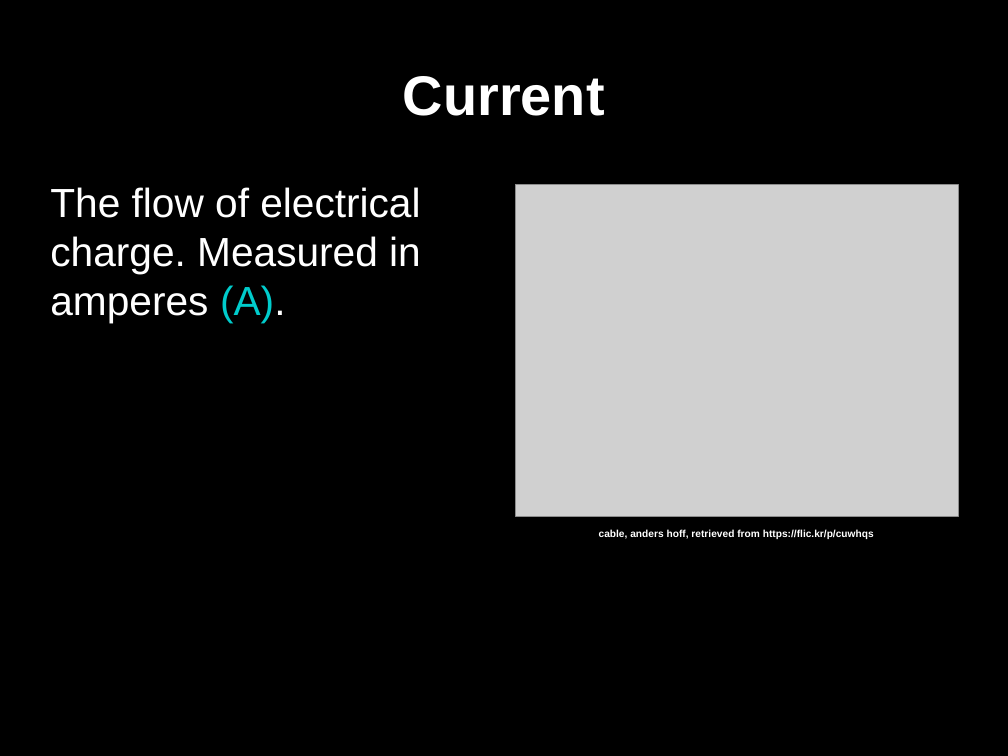
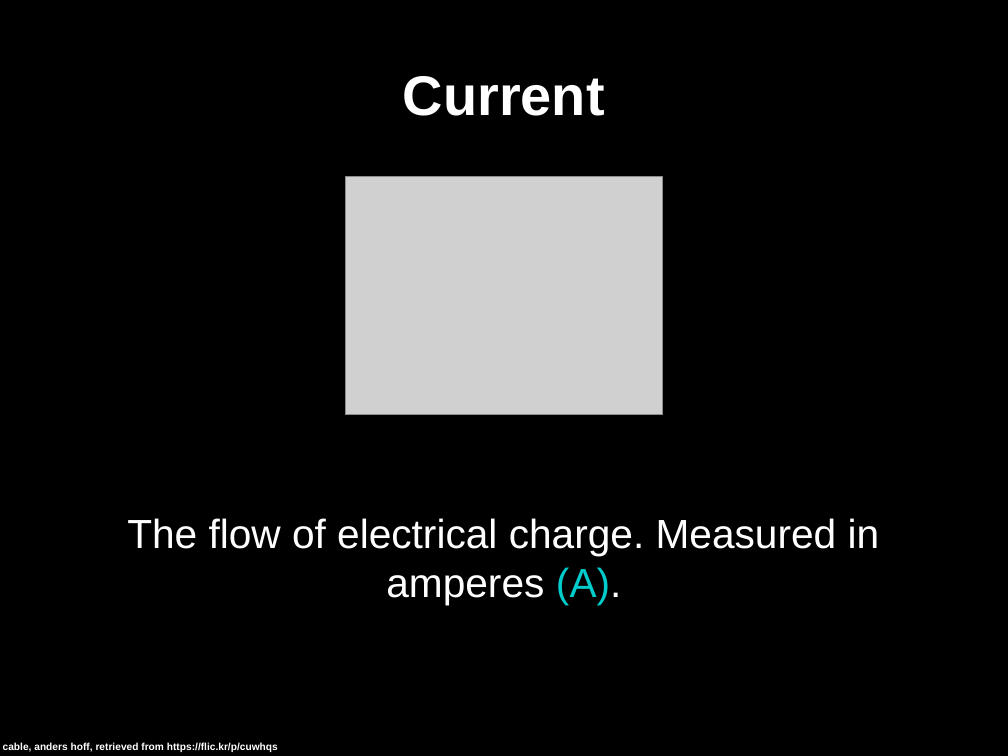
Before and after one commit to gaudeon/rpi_gpio_overview, a slide deck: slide 10 of slides/RPi GPIO Overview.odp (slide 9 before the commit). Drawn at 1008x756 pixels with LibreOffice and Linux fonts; fonts in the diff are those of the drawing; grey boxes stand for pictures. Boxes give left, top, right and bottom in pixels: in the first picture for what was removed or moved away, otherwise in the second. Text is boxed around its words. In the diff, an @@ line names an element or a change of style, - is before the commit and + after.

```diff
--- a/slides/RPi GPIO Overview.odp
+++ b/slides/RPi GPIO Overview.odp
@@ picture: place and size @@
-picture at box(516, 185, 959, 517)
+picture at box(345, 177, 662, 415)
@@ text "The flow of electrical charge. ...": place and size @@
-text "The flow of electrical charge. ..." at box(50, 187, 421, 322)
+text "The flow of electrical charge. ..." at box(127, 518, 880, 604)
@@ text "The flow of electrical charge. ..." at box(127, 518, 880, 604): alignment left to centre; vertical alignment top to middle @@
@@ text "cable, anders hoff, retrieved from ...": place and size @@
-text "cable, anders hoff, retrieved from ..." at box(599, 530, 874, 539)
+text "cable, anders hoff, retrieved from ..." at box(3, 742, 278, 752)
```
Also in this commit, not shown: 44 other slides changed, 3 slides added, 8 slides removed.
